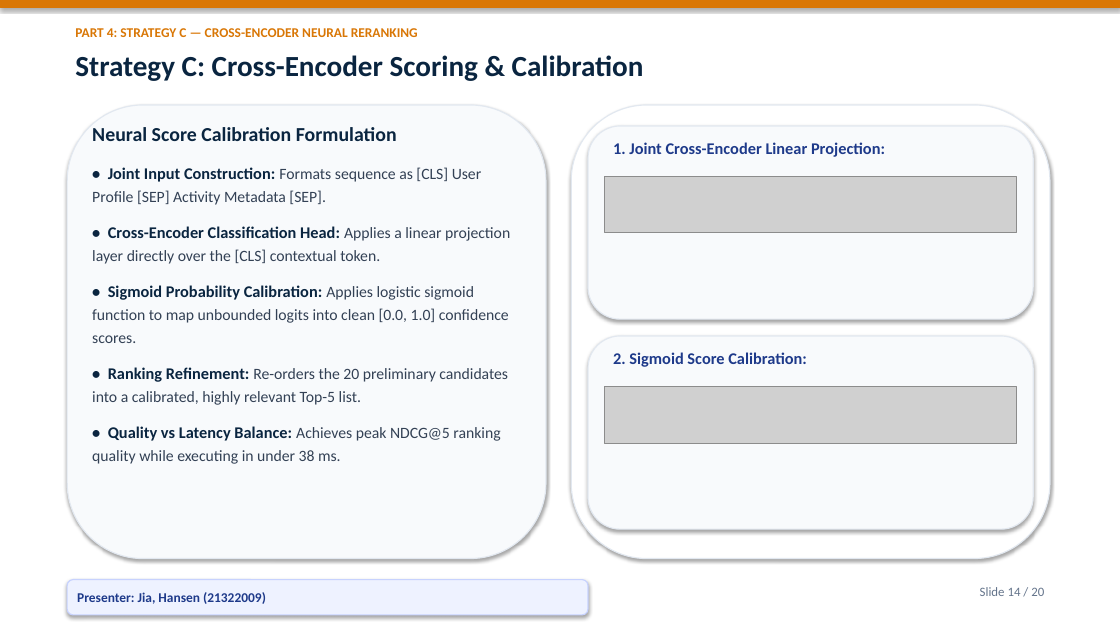
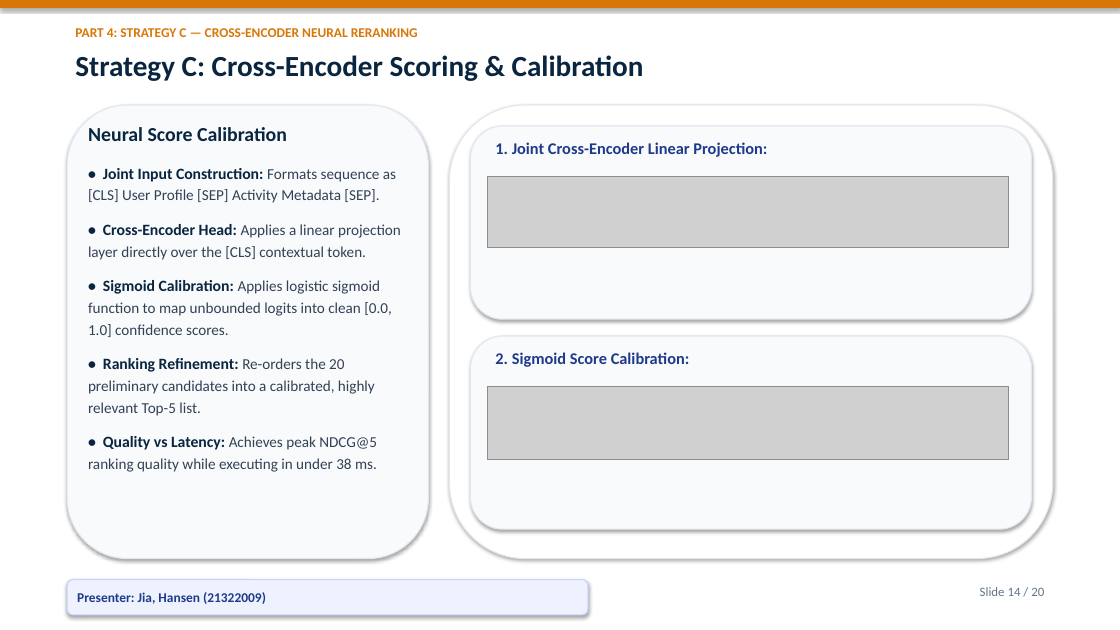
Before and after one commit to Bob8259/CSIT-5210-Group-Project, a slide deck: slide 14 of CSIT5210_Group1_Presentation.pptx. Drawn at 1120x630 pixels with LibreOffice and Linux fonts; fonts in the diff are those of the drawing; grey boxes stand for pictures. Boxes give left, top, right and bottom in pixels: in the first picture for what was removed or moved away, otherwise in the second. Text is boxed around its words. In the diff, an @@ line names an element or a change of style, - is before the commit and + after.

Commit message:
style: maximize presentation diagram sizes, enlarge chart annotations, and expand architecture layouts

```diff
--- a/CSIT5210_Group1_Presentation.pptx
+++ b/CSIT5210_Group1_Presentation.pptx
@@ rounded rectangle: place and size @@
-rounded rectangle at <box>67,105,546,559</box>
+rounded rectangle at <box>67,105,429,559</box>
@@ rounded rectangle: place and size @@
-rounded rectangle at <box>571,105,1050,559</box>
+rounded rectangle at <box>450,105,1053,559</box>
@@ text at <box>88,127,287,141</box>: text changed @@
-Neural Score Calibration Formulation
+Neural Score Calibration
@@ rounded rectangle: place and size @@
-rounded rectangle at <box>588,126,1033,319</box>
+rounded rectangle at <box>471,126,1032,319</box>
@@ text "1. Joint Cross-Encoder Linear Projection:": place and size @@
-text "1. Joint Cross-Encoder Linear Projection:" at <box>613,142,885,157</box>
+text "1. Joint Cross-Encoder Linear Projection:" at <box>495,142,767,157</box>
@@ text at <box>88,168,396,416</box>: size 14 to 13.5 pt in "• Joint Input Construction:", "• Ranking Refinement:"; size 13.5 to 13 pt in "Formats sequence as [CLS] User Profile [SEP] ...", "Re-orders the 20 preliminary candidates into a ..."; less space between paragraphs @@
@@ picture: place and size @@
-picture at <box>605,176,1017,233</box>
+picture at <box>487,176,1008,248</box>
@@ text at <box>88,224,401,337</box>: text changed; size 13.5 to 13 pt @@
-• Cross-Encoder Classification Head: Applies a linear projection layer directly over the [CLS] contextual token.
-• Sigmoid Probability Calibration: Applies logistic sigmoid function to map unbounded logits into clean [0.0, 1.0] confidence scores.
+• Cross-Encoder Head: Applies a linear projection layer directly over the [CLS] contextual token.
+• Sigmoid Calibration: Applies logistic sigmoid function to map unbounded logits into clean [0.0, 1.0] confidence scores.
@@ rounded rectangle: place and size @@
-rounded rectangle at <box>588,336,1033,529</box>
+rounded rectangle at <box>471,336,1032,529</box>
@@ text "2. Sigmoid Score Calibration:": place and size @@
-text "2. Sigmoid Score Calibration:" at <box>613,352,807,367</box>
+text "2. Sigmoid Score Calibration:" at <box>495,352,690,367</box>
@@ picture: place and size @@
-picture at <box>605,386,1017,444</box>
+picture at <box>487,386,1008,460</box>
@@ text at <box>88,436,377,472</box>: text changed; size 13.5 to 13 pt @@
-• Quality vs Latency Balance: Achieves peak NDCG@5 ranking quality while executing in under 38 ms.
+• Quality vs Latency: Achieves peak NDCG@5 ranking quality while executing in under 38 ms.
```
Also in this commit, not shown: 17 other slides changed, 12 other files.
